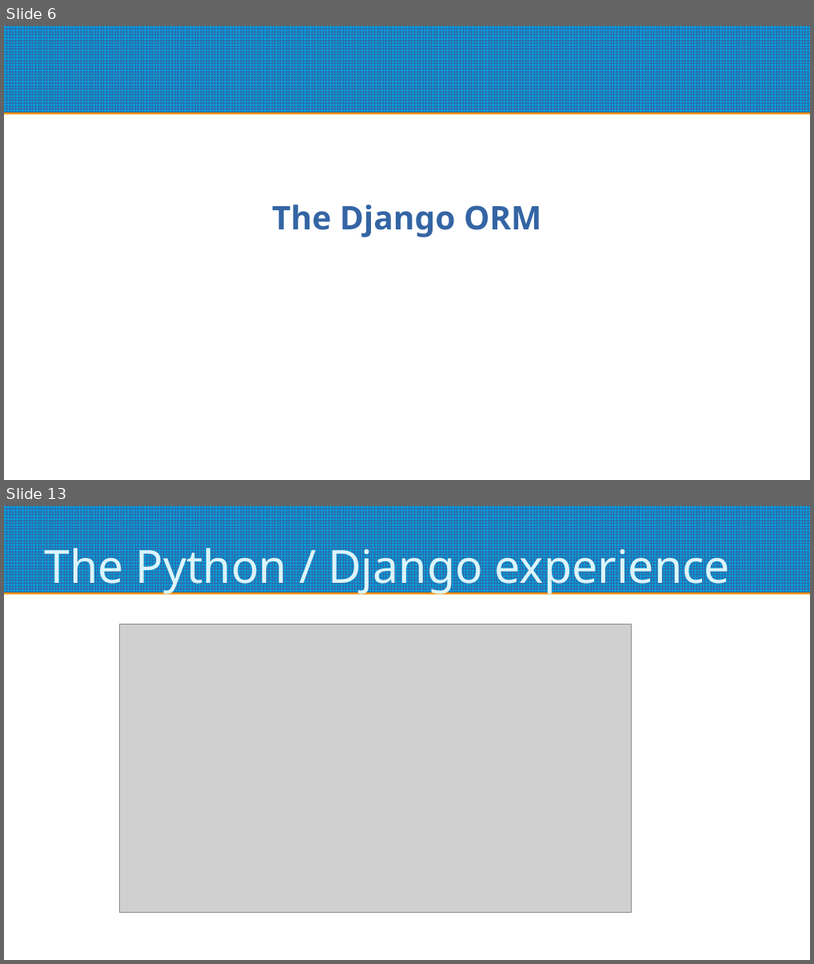
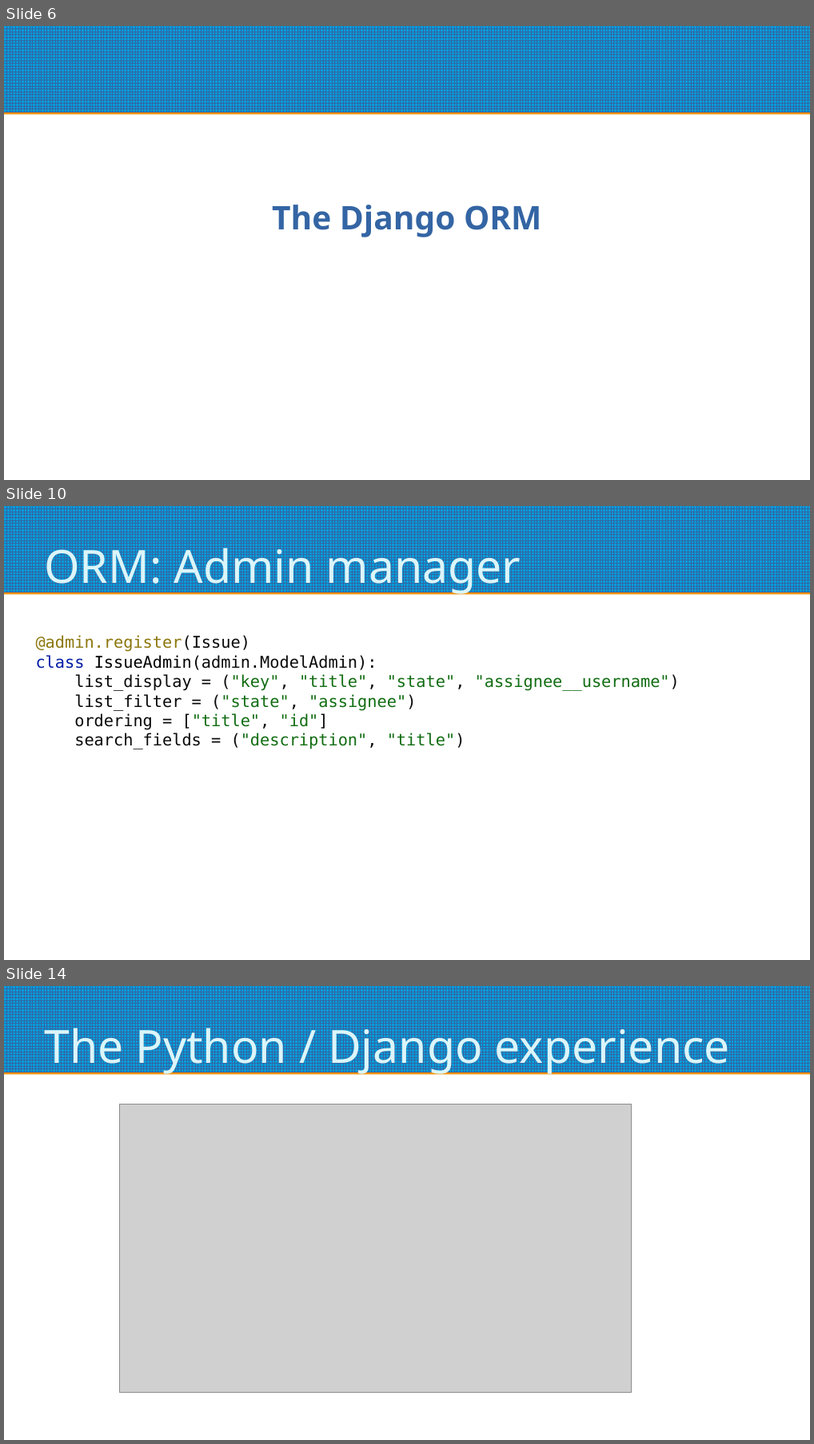
Before and after one commit to roskakori/django-reporting-with-raw-sql, a slide deck: Django reporting with raw SQL.odp. Shown one above the other, each under a label of ours: slides 6 and 13 before the commit, slides 6, 10 and 14 after it; the slides between them are not shown. The pictures are 814x964 and 814x1444 pixels, drawn with LibreOffice and Linux fonts; fonts in the diff are those of the drawing; grey boxes stand for pictures. Boxes give left, top, right and bottom in pixels: in the first picture for what was removed or moved away, otherwise in the second. Text is boxed around its words. In the diff, an @@ line names an element or a change of style, - is before the commit and + after.

```diff
--- a/Django reporting with raw SQL.odp
+++ b/Django reporting with raw SQL.odp
@@ slide 10 added at box(4, 506, 810, 960), background #FFFFFF; not listed: 1 template element that a slide beside it also shows @@
@@ title added at box(44, 540, 522, 595), 45 pt, text #DBF5F9 @@
+ORM: Admin manager
@@ text added at box(36, 635, 680, 749), 16 pt, text #090909 @@
+@admin.register(Issue)
+class IssueAdmin(admin.ModelAdmin):
+list_display = ("key", "title", "state", "assignee__username")
+list_filter = ("state", "assignee")
+ordering = ["title", "id"]
+search_fields = ("description", "title")
@@ what was slide 13 is now slide 14 @@
```
Also in this commit, not shown: 11 slides changed, 2 other slides added, 2 slides removed.
